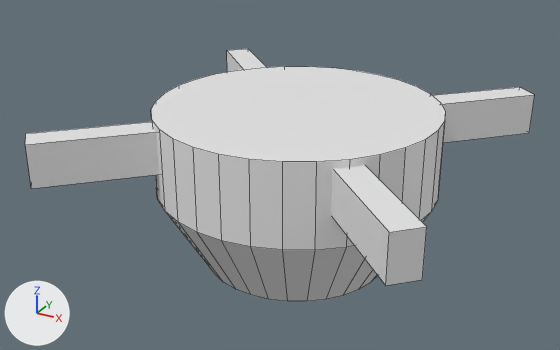
Renders of the Blender file BlenderModels/RotationTable.blend from each side of a commit.
Before and after are seen from a camera (50 mm lens) standing at (11.73, -22.59, 9.56) and looking at (-0.52, -0.32, -1.58). Arrows for +X, +Y and +Z are at lower left; the lights stay in place. Mesh edges are drawn as thin lines.

Names of what the first picture shows: 'ArmTable1', 'ArmTable2', 'RotationTable'.
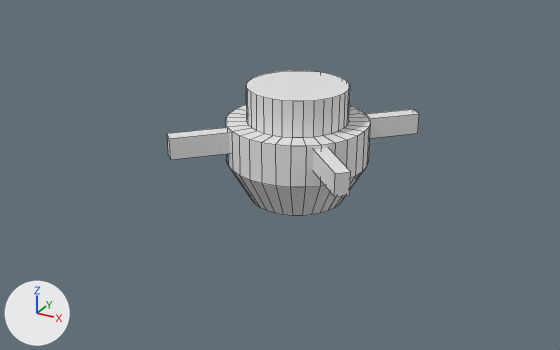
Where the change shows, as pixel boxes [x1, y1, x2, y2] in the pictures (560 x 350 px):
```json
{"object": "RotationTable", "change": "reshaped, rescaled", "before": [151, 66, 445, 301], "after": [225, 71, 370, 216], "on screen": "51% narrower, 38% shorter"}
{"object": "ArmTable1", "change": "rescaled", "before": [25, 87, 534, 189], "after": [167, 109, 419, 160], "on screen": "50% narrower, 50% shorter"}
{"object": "ArmTable2", "change": "rescaled", "before": [227, 49, 427, 285], "after": [313, 148, 351, 197]}
{"part": 1, "of": "me_cylinder", "change": "built on", "before": [151, 66, 445, 162], "after": [225, 71, 370, 146]}
```

The change, as JSON lines over the scene's bpy script:
```json
{"block": "me_cylinder", "where": "# used by ob_rotationtable; location = (0.0, 0.0, 0.0); scale = (5.0, 5.0, 1.0)"}
{"op": "remove", "block": "me_cylinder", "code": "me_cylinder.from_pydata(...)  # 98 vertices, 66 faces, 1 loose edge; spans x -1.0..1.0, y -1.0..1.0, z -4.76..1.0"}
{"op": "add", "block": "me_cylinder", "code": "me_cylinder.from_pydata(...)  # 290 vertices, 258 faces, 1 loose edge; spans x -1.0..1.0, y -1.0..1.0, z -4.76..3.5"}
{"block": "me_cylinder", "change": "me_cylinder part 1"}
{"block": "me_cylinder", "change": "1 face is deleted"}
{"block": "me_cylinder", "change": "160 vertices are added at x -0.71..0.71, y -0.71..0.71, z 1.0"}
{"block": "me_cylinder", "change": "32 new vertices lie (0.0, 0.0, 2.5) away from vertices in x -0.71..0.71, y -0.71..0.71, z 1.0"}
{"block": "me_cylinder", "change": "193 new faces join them"}
{"op": "set", "path": "ob_rotationtable.scale", "old": "(5.0, 5.0, 1.0)", "new": "(2.5, 2.5, 0.5)"}
```
